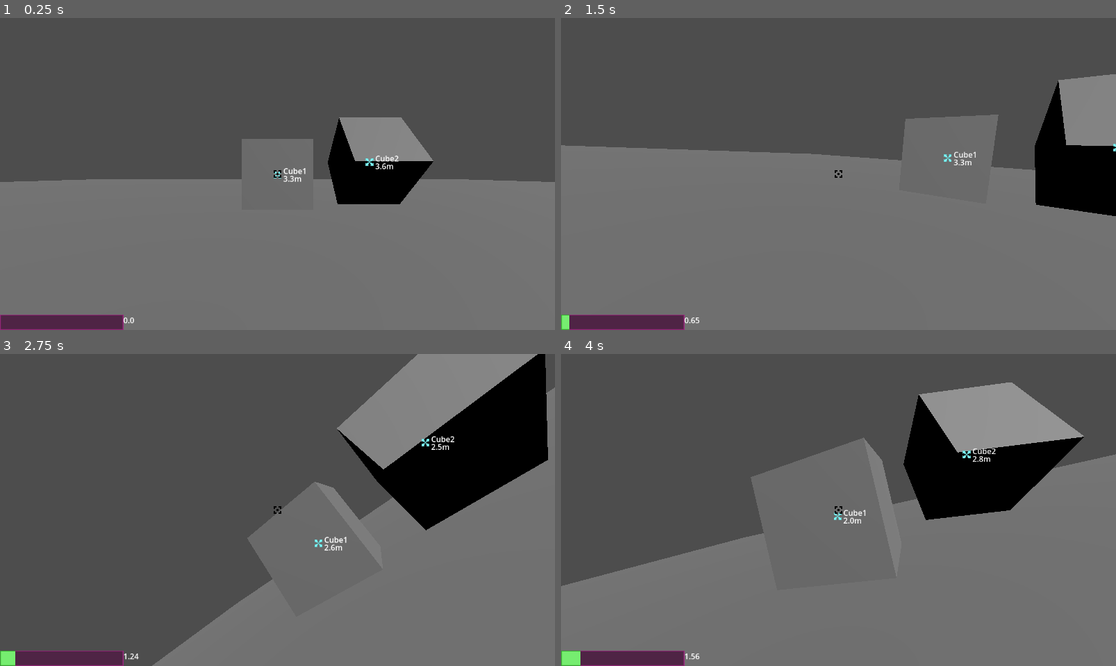
Above: before the commit, frames 1-4 (two rows, left to right).
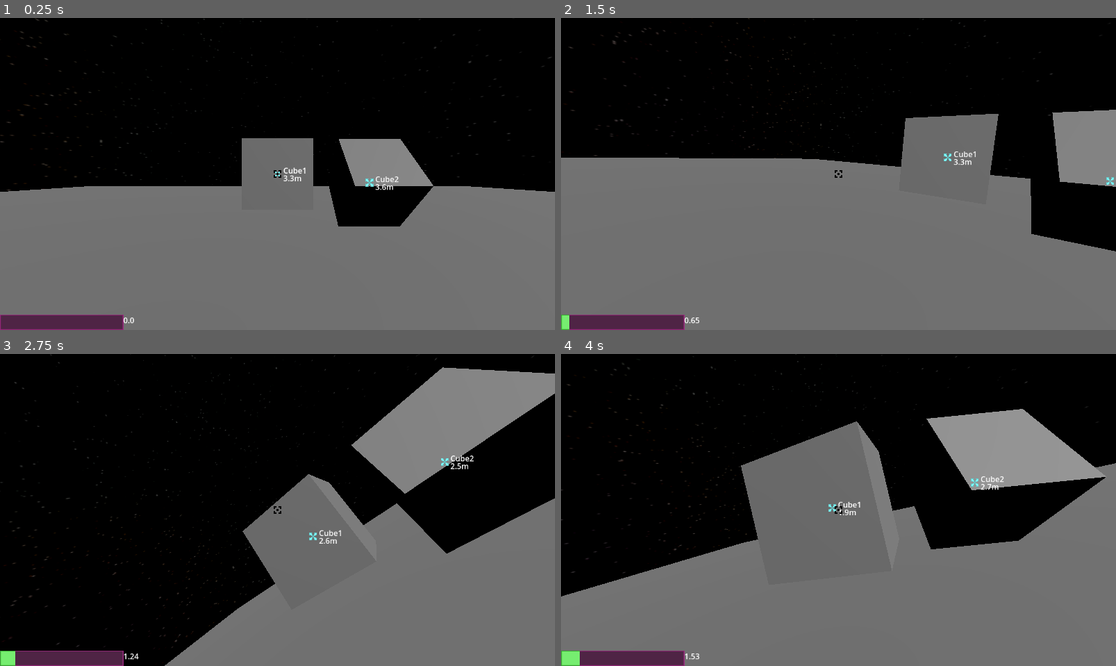
Above: after the commit, the same moments.

Repository: kineticneticat/spacethingie
Game: Godot game, scene res://world.tscn
Two runs of this game, one before a commit and one after it. Both use one fixed random seed, a clock stepped at 60 frames per second and the inputs below.
Inputs (mouse positions are in pixels of both pictures, inside the frame that each line leads up to):
- Up to frame 1 (0.25 s): no input
- Up to frame 2 (1.5 s): tap Enter at 0.5 s; move the mouse to (960, 158) at 0.52 s; press the mouse at (960, 158) at 0.53 s; hold D (strafe_right) 0.53-1.28 s; move the mouse to (810, 174) at 1.27 s; release the mouse at (810, 174) at 1.28 s; hold W (move_forwards) from 1.28 s (still down); tap [ (roll_anticlockwise) at 1.35 s
- Up to frame 3 (2.75 s): keep holding W (move_forwards); move the mouse to (288, 503) at 2.02 s; hold ] (roll_clockwise) from 2.03 s (still down)
- Up to frame 4 (4 s): keep holding W (move_forwards); move the mouse to (832, 516) at 2.77 s; release ] (roll_clockwise) at 2.78 s; click (832, 516) at 2.85 s; move the mouse to (877, 513) at 3.52 s; hold [ (roll_anticlockwise) from 3.53 s (still down)

The runs differ from the first frame. In frame 1, 52% of the frame differs, in the area x 0-100%, y 0-67%; in frame 2, 44%; in frame 3, 63%, in the area x 0-100%, y 0-100%; in frame 4, 49%.

Commit message:
ggsghghstdyze

Diff:
--- /dev/null
+++ b/moving_thing.gd
@@ -0,0 +1,3 @@
+extends Node3D
+
+@export var Trail_Colour = Color(1,1,1)
--- /dev/null
+++ b/moving_thing.tscn
@@ -0,0 +1,6 @@
+[gd_scene load_steps=2 format=3 uid="uid://cd3lv1brld6lc"]
+
+[ext_resource type="Script" uid="uid://cq72im8hu7j5t" path="res://moving_thing.gd" id="1_4dquj"]
+
+[node name="MovingThing" type="Node3D"]
+script = ExtResource("1_4dquj")
--- /dev/null
+++ b/system_map.tscn
@@ -0,0 +1,54 @@
+[gd_scene load_steps=12 format=3 uid="uid://dmkfh1rc4me7f"]
+
+[ext_resource type="PackedScene" uid="uid://cd3lv1brld6lc" path="res://moving_thing.tscn" id="1_vkxrh"]
+[ext_resource type="Texture2D" uid="uid://bgjbo0ltbn2d5" path="res://Sky_tex.png" id="2_mln7s"]
+
+[sub_resource type="PanoramaSkyMaterial" id="PanoramaSkyMaterial_3rhl1"]
+panorama = ExtResource("2_mln7s")
+
+[sub_resource type="Sky" id="Sky_2khd6"]
+sky_material = SubResource("PanoramaSkyMaterial_3rhl1")
+
+[sub_resource type="Environment" id="Environment_2khd6"]
+background_mode = 2
+sky = SubResource("Sky_2khd6")
+
+[sub_resource type="CameraAttributesPractical" id="CameraAttributesPractical_hf13w"]
+
+[sub_resource type="Compositor" id="Compositor_sst51"]
+
+[sub_resource type="StandardMaterial3D" id="StandardMaterial3D_3rhl1"]
+albedo_color = Color(0.415686, 0.392157, 0.376471, 1)
+
+[sub_resource type="SphereMesh" id="SphereMesh_2khd6"]
+material = SubResource("StandardMaterial3D_3rhl1")
+
+[sub_resource type="StandardMaterial3D" id="StandardMaterial3D_mln7s"]
+shading_mode = 0
+albedo_color = Color(1, 1, 0.101961, 1)
+
+[sub_resource type="SphereMesh" id="SphereMesh_3rhl1"]
+material = SubResource("StandardMaterial3D_mln7s")
+radius = 25.0
+height = 50.0
+
+[node name="SystemMap" type="Node3D"]
+
+[node name="WorldEnvironment" type="WorldEnvironment" parent="."]
+environment = SubResource("Environment_2khd6")
+camera_attributes = SubResource("CameraAttributesPractical_hf13w")
+compositor = SubResource("Compositor_sst51")
+
+[node name="Stella" parent="." instance=ExtResource("1_vkxrh")]
+
+[node name="Malort" parent="Stella" instance=ExtResource("1_vkxrh")]
+transform = Transform3D(1, 0, 0, 0, 1, 0, 0, 0, 1, 0, 0, -95)
+
+[node name="Malort" type="MeshInstance3D" parent="Stella/Malort"]
+transform = Transform3D(1, 0, 0, 0, 1, 0, 0, 0, 1, 0, 0, 31)
+mesh = SubResource("SphereMesh_2khd6")
+
+[node name="Stella" type="MeshInstance3D" parent="Stella"]
+layers = 9
+mesh = SubResource("SphereMesh_3rhl1")
+skeleton = NodePath("")
--- a/world.tscn
+++ b/world.tscn
@@ -1,8 +1,9 @@
-[gd_scene load_steps=8 format=3 uid="uid://bu8aonya31mkl"]
+[gd_scene load_steps=14 format=3 uid="uid://bu8aonya31mkl"]
 
 [ext_resource type="PackedScene" uid="uid://djoai3t5pjblv" path="res://player.tscn" id="1_f3sb7"]
 [ext_resource type="PackedScene" uid="uid://bddyu6mg6jtnq" path="res://gui.tscn" id="2_fj7yv"]
 [ext_resource type="PackedScene" uid="uid://bgn2tvrc3kp7v" path="res://marker.tscn" id="3_tlwt5"]
+[ext_resource type="Texture2D" uid="uid://bgjbo0ltbn2d5" path="res://Sky_tex.png" id="4_aqk2v"]
 
 [sub_resource type="BoxShape3D" id="BoxShape3D_gv5m4"]
 
@@ -13,6 +14,20 @@
 
 [sub_resource type="BoxMesh" id="BoxMesh_tlwt5"]
 size = Vector3(10, 0.5, 10)
+
+[sub_resource type="PanoramaSkyMaterial" id="PanoramaSkyMaterial_036b0"]
+panorama = ExtResource("4_aqk2v")
+
+[sub_resource type="Sky" id="Sky_dwbse"]
+sky_material = SubResource("PanoramaSkyMaterial_036b0")
+
+[sub_resource type="Environment" id="Environment_pkg7o"]
+background_mode = 2
+sky = SubResource("Sky_dwbse")
+
+[sub_resource type="CameraAttributesPractical" id="CameraAttributesPractical_gbfbk"]
+
+[sub_resource type="Compositor" id="Compositor_ioo17"]
 
 [node name="World" type="Node3D"]
 
@@ -38,6 +53,7 @@
 transform = Transform3D(1, 0, 0, 0, 1, 0, 0, 0, 1, 0, 0, 0.0135846)
 
 [node name="TestFloor" type="StaticBody3D" parent="."]
+transform = Transform3D(1, 0, 0, 0, 1, 0, 0, 0, 1, 0, -1, 0)
 
 [node name="CollisionShape3D" type="CollisionShape3D" parent="TestFloor"]
 transform = Transform3D(1, 0, 0, 0, 1, 0, 0, 0, 1, 0.108032, -1.07788, 0.053833)
@@ -66,4 +82,9 @@
 
 [node name="UI" parent="." instance=ExtResource("2_fj7yv")]
 
+[node name="WorldEnvironment" type="WorldEnvironment" parent="."]
+environment = SubResource("Environment_pkg7o")
+camera_attributes = SubResource("CameraAttributesPractical_gbfbk")
+compositor = SubResource("Compositor_ioo17")
+
 [editable path="UI"]
Binary file added: Sky_tex.png
Not shown, added: Sky_tex.png.import
Not shown, added: moving_thing.gd.uid
Not shown, added: plans.txt
Not shown, added: sky.blend.import
Not shown, added: sky.blend
